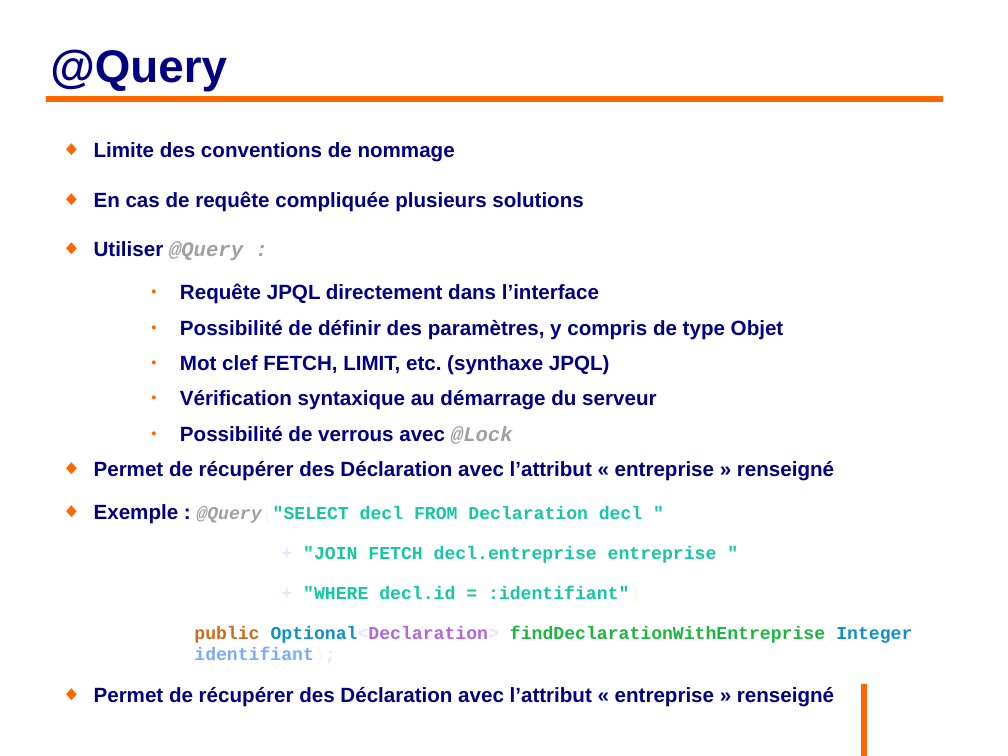
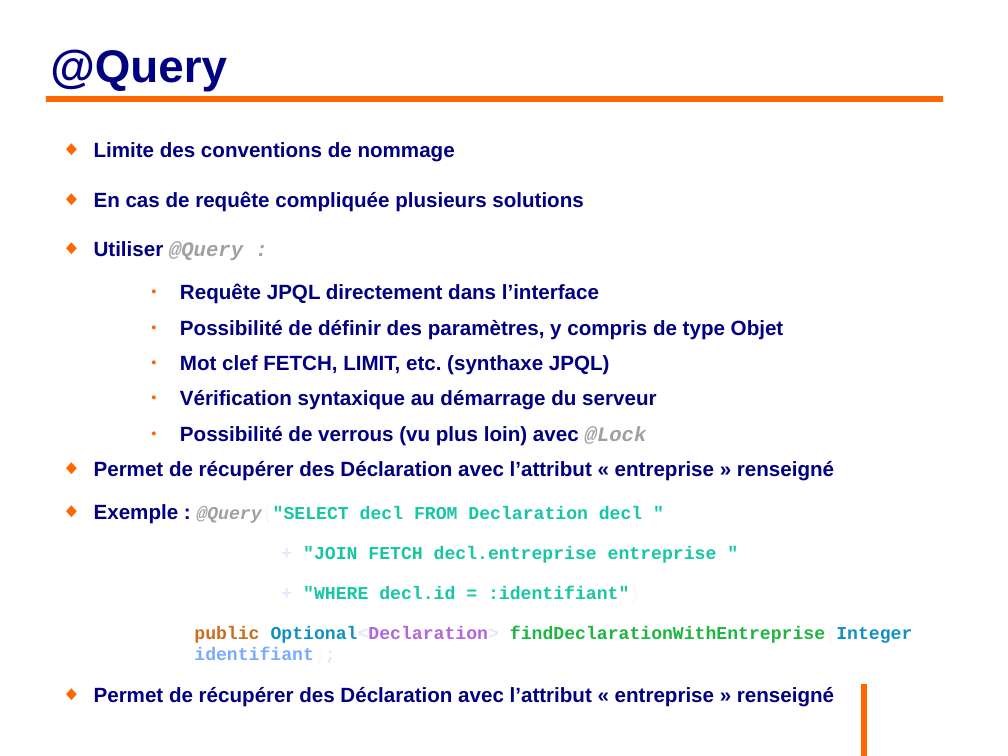
Before and after one commit to philphils/formation-hibernate-avancee, a slide deck: slide 32 of Documentation/diapo_formation_hibernate_avancee.odp. Drawn at 1008x756 pixels with LibreOffice and Linux fonts; fonts in the diff are those of the drawing; background and template pictures are left out. Boxes give left, top, right and bottom in pixels: in the first picture for what was removed or moved away, otherwise in the second. Text is boxed around its words. In the diff, an @@ line names an element or a change of style, - is before the commit and + after.

```diff
--- a/Documentation/diapo_formation_hibernate_avancee.odp
+++ b/Documentation/diapo_formation_hibernate_avancee.odp
@@ text at (x1=180, y1=426, x2=647, y2=446): text changed @@
-    ● Possibilité de verrous avec @Lock
+    ● Possibilité de verrous (vu plus loin) avec @Lock
```
Also in this commit, not shown: 4 other slides changed, 7 slides added.
